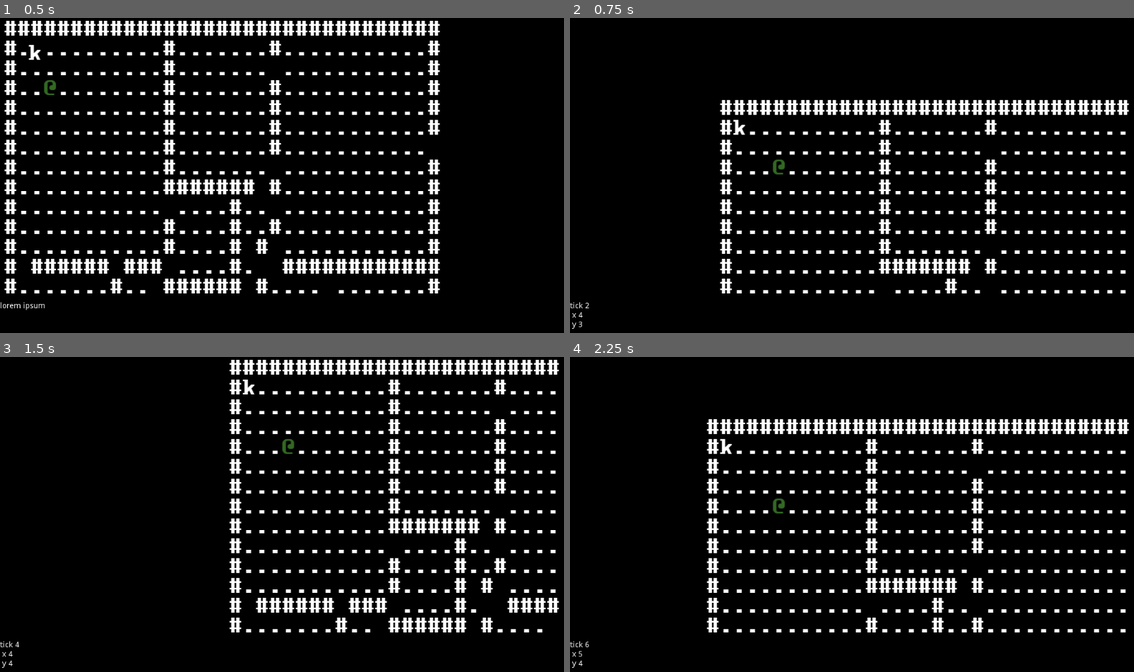
Above: before the commit, frames 1-4 (two rows, left to right).
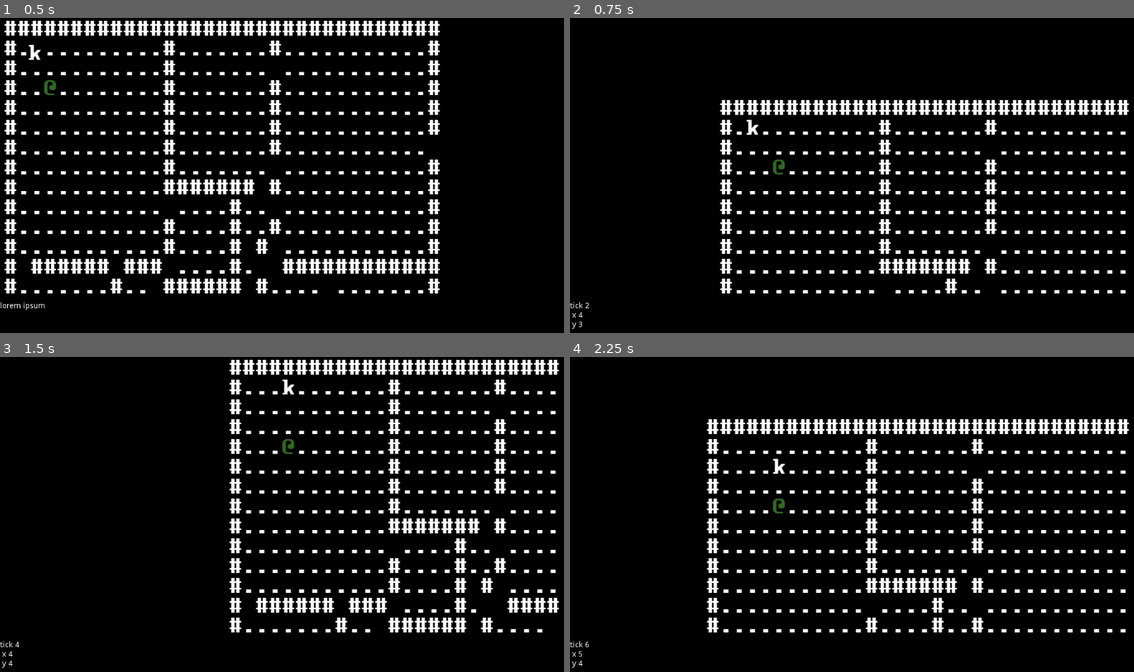
Above: after the commit, the same moments.

Repository: redxaxder/7DRL2022
Game: Godot game, scene res://scenes/root.tscn
Same seed, same stepped clock (60 frames per second), same inputs: the game is played once before the commit and once after it.
Inputs:
- Up to frame 1 (0.5 s): no input
- Up to frame 2 (0.75 s): tap Enter at 0.5 s; hold Right (right) from 0.53 s (still down); hold Space (action) from 0.53 s (still down)
- Up to frame 3 (1.5 s): release Right (right) at 1.28 s; release Space (action) at 1.28 s; hold Down (down) from 1.28 s (still down); tap . (pass) at 1.35 s
- Up to frame 4 (2.25 s): tap Enter at 2 s; release Down (down) at 2.03 s; hold Right (right) from 2.03 s (still down); hold Space (action) from 2.03 s (still down)

Frame 1 is identical in both runs. In frame 2, 0.1% of the frame differs, in the area x 28-34%, y 32-38%; in frame 3, 0.1%; in frame 4, 0.1%.

Commit message:
the knight follows you around

Diff:
--- a/lib/ai.gd
+++ b/lib/ai.gd
@@ -10,24 +10,24 @@
 	pass # Replace with function body.
 
 # d_map is a dijstra map
-func seek_to_player(px: int, py: int, ex: int, ey: int, d_map: Array) -> Vector2:
+func seek_to_player(px: int, py: int, ex: int, ey: int, d_map: Array, terrain: Node2D) -> Vector2:
 	# find the smallest direction in the d_map
 	var smallest = Vector2(ex + 1, ex)
-	var smallest_val = d_map[$terrain.to_linear(ex, ey)]
-	var e: int = d_map[$terrain.to_linear(ex + 1, ey)]
-	var w: int = d_map[$terrain.to_linear(ex - 1, ey)]
-	var n: int = d_map[$terrain.to_linear(ex, ey - 1)]
-	var s: int = d_map[$terrain.to_linear(ex, ey + 1)]
-	if e < smallest_val:
+	var smallest_val = d_map[terrain.to_linear(ex, ey)]
+	var e = d_map[terrain.to_linear(ex + 1, ey)]
+	var w = d_map[terrain.to_linear(ex - 1, ey)]
+	var n = d_map[terrain.to_linear(ex, ey - 1)]
+	var s = d_map[terrain.to_linear(ex, ey + 1)]
+	if e != null and e < smallest_val:
 		smallest = Vector2(ex + 1, ey)
 		smallest_val = e
-	if s < smallest_val:
+	if s != null and  s < smallest_val:
 		smallest = Vector2(ex, ey + 1)
 		smallest_val = s
-	if w < smallest_val:
+	if w != null and  w < smallest_val:
 		smallest = Vector2(ex - 1, ey)
 		smallest_val = w
-	if n < smallest_val:
+	if n != null and  n < smallest_val:
 		smallest = Vector2(ex, ey - 1)
 		smallest_val = n
 	return smallest
--- a/scenes/Scheduler.gd
+++ b/scenes/Scheduler.gd
@@ -6,12 +6,21 @@
 # var b = "text"
 var constants = preload("res://lib/const.gd").new()
 
+var actors: Array
+
 # Called when the node enters the scene tree for the first time.
 func _ready():
 	pass # Replace with function body.
 
-func _end_player_turn(pan: Vector2):
+func _end_player_turn(pan: Vector2, player_pos: Vector2, terrain: Node2D):
 	get_tree().call_group(constants.MOBS, "draw", pan)
+	next_turn(player_pos, terrain)
+
+func register_actor(actor: Sprite):
+	actors.push_back(actor)
+
+func next_turn(player_pos: Vector2, terrain: Node2D):
+	get_tree().call_group(constants.MOBS, "on_turn", player_pos.x, player_pos.y, terrain)
 
 # Called every frame. 'delta' is the elapsed time since the previous frame.
 #func _process(delta):
--- a/scenes/root.gd
+++ b/scenes/root.gd
@@ -50,7 +50,7 @@
 		$pc.position = SCREEN.dungeon_to_screen(x - pan.x,y - pan.y)
 		tick += 1
 		$hud/status_panel/text.text = "tick {0}\n x {1}\n y {2}".format([tick,x,y])
-		emit_signal(constants.END_PLAYER_TURN, pan)
+		emit_signal(constants.END_PLAYER_TURN, pan, Vector2(x, y), $terrain)
 
 
 const look_distance_h: int = 6
--- a/sprites/knight.gd
+++ b/sprites/knight.gd
@@ -14,10 +14,10 @@
 func _ready():
 	add_to_group(constants.MOBS)
 
-func _on_turn(current: Sprite, pc_x: int, pc_y: int):
-	var d_map = $terrain.dijkstra_map(Vector2(current.pos.x, current.pos.y), [Vector2(pc_x, pc_y)], $terrain.contents)
-	var next = ai.seek_to_player(pc_x, pc_y, current.pos.x, current.pos.y, d_map)
-	current.pos = next
+func on_turn(pc_x: int, pc_y: int, terrain):
+	var d_map = terrain.dijkstra_map(Vector2(self.pos.x, self.pos.y), [Vector2(pc_x, pc_y)], terrain.contents)
+	var next = ai.seek_to_player(pc_x, pc_y, self.pos.x, self.pos.y, d_map, terrain)
+	self.pos = next
 
 func draw(pan: Vector2) -> void:
 	var t_pos = SCREEN.dungeon_to_screen(self.pos.x - pan.x,self.pos.y - pan.y)
